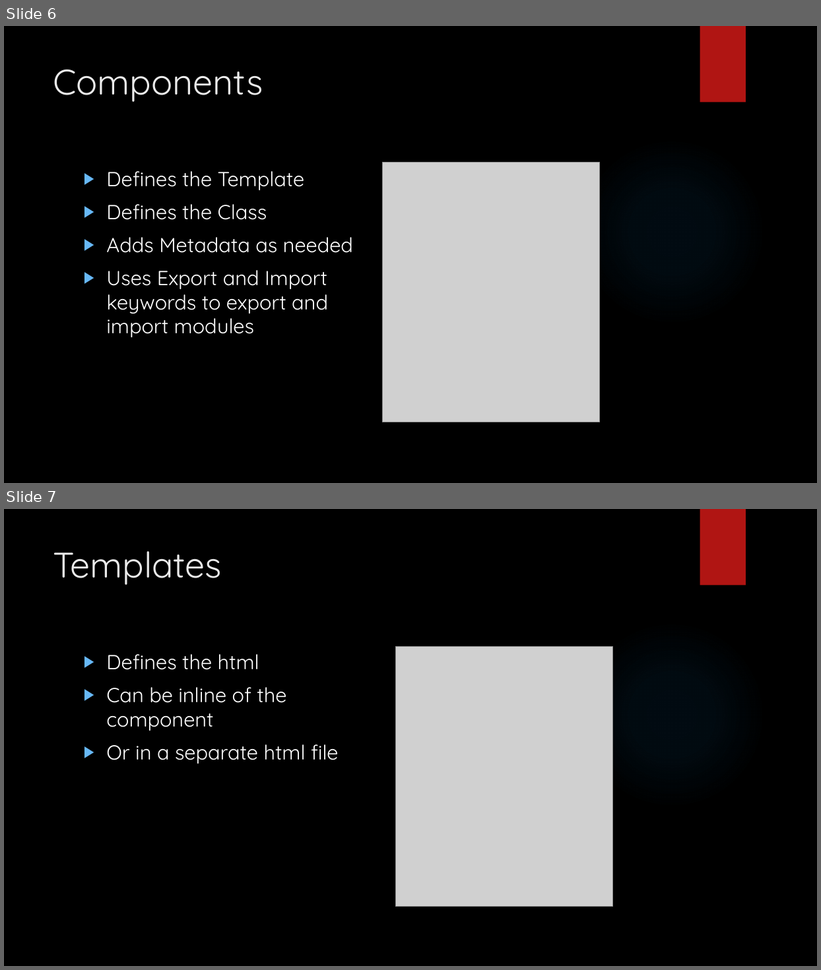
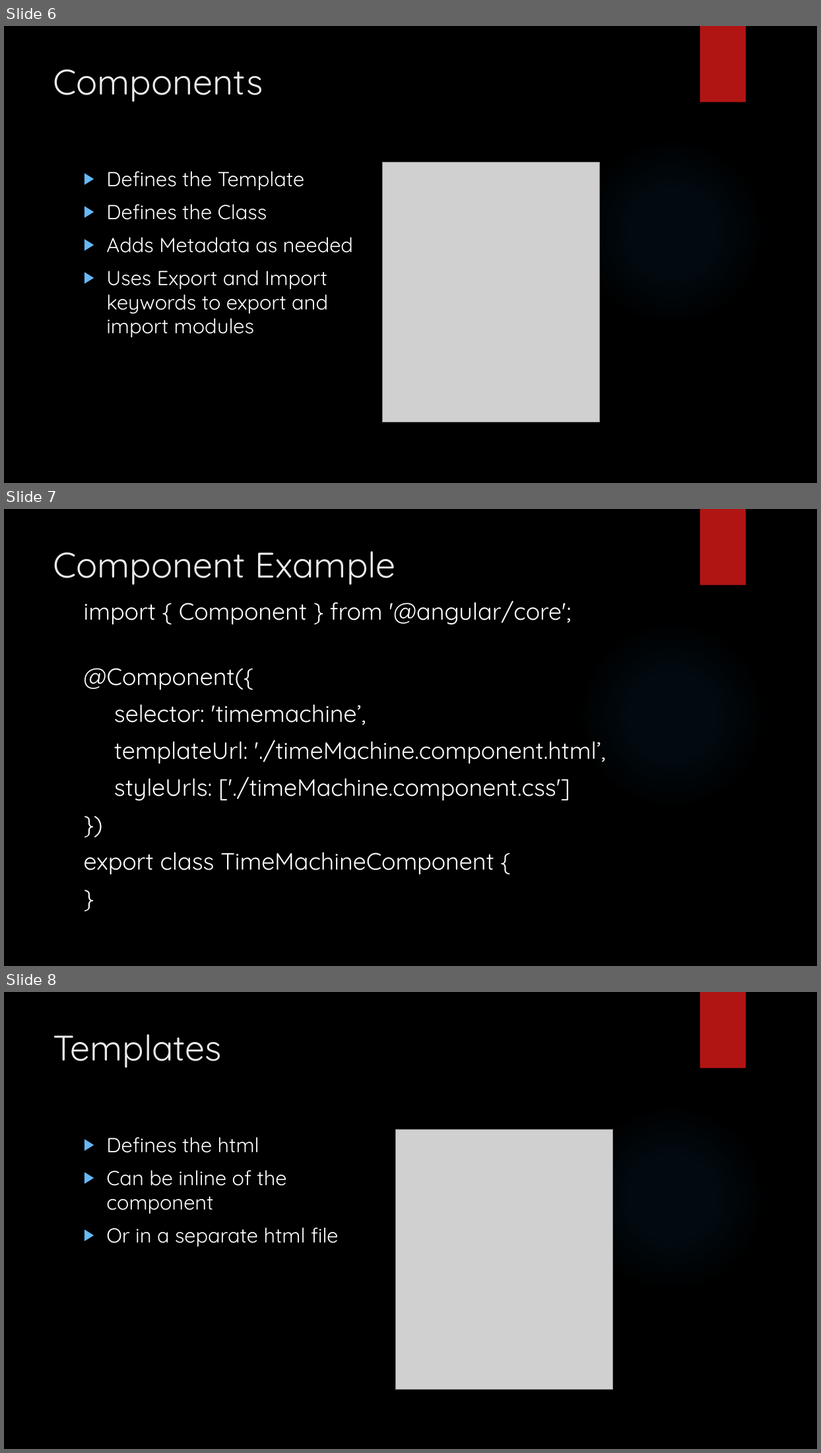
Before and after one commit to LogolsLLC/Logols-May2018, a slide deck: Slides/08_Angular_TrainingPlan.pptx. Shown one above the other, each under a label of ours: slides 6 and 7 before the commit, slides 6, 7 and 8 after it. The pictures are 821x970 and 821x1453 pixels, drawn with LibreOffice and Linux fonts; fonts in the diff are those of the drawing; grey boxes stand for pictures; background and template pictures are left out. Boxes give left, top, right and bottom in pixels: in the first picture for what was removed or moved away, otherwise in the second. Text is boxed around its words. In the diff, an @@ line names an element or a change of style, - is before the commit and + after.

Commit message:
angular updates

```diff
--- a/Slides/08_Angular_TrainingPlan.pptx
+++ b/Slides/08_Angular_TrainingPlan.pptx
@@ slide 7 added at (x1=4, y1=509, x2=817, y2=966), background picture (left out); not listed: 2 template elements that a slide beside it also shows @@
@@ title added at (x1=54, y1=551, x2=396, y2=585), 42 pt, text #EBEBEB @@
+Component Example
@@ text added at (x1=84, y1=601, x2=606, y2=875), 28 pt, text #FFFFFF @@
+import { Component } from '@angular/core';
+@Component({
+selector: 'timemachine’,
+templateUrl: './timeMachine.component.html’,
+styleUrls: ['./timeMachine.component.css']
+})
+export class TimeMachineComponent {
+}
@@ what was slide 7 is now slide 8 @@
```
Also in this commit, not shown: 1 slide changed, 4 other slides added, 8 other files.
